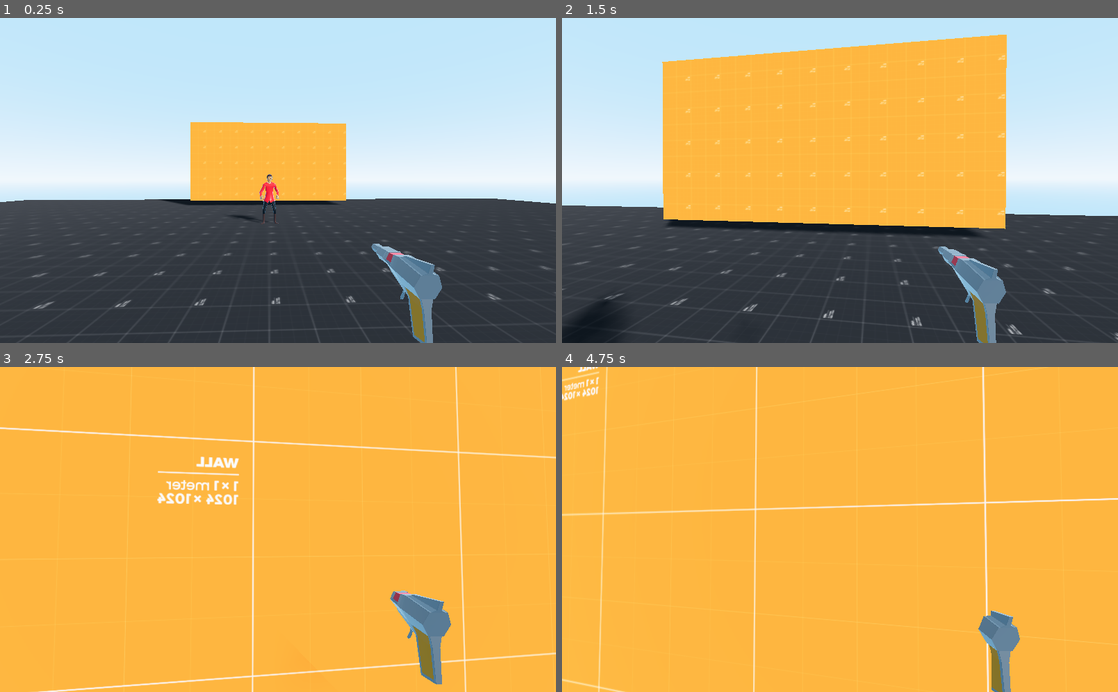
Above: before the commit, frames 1-4 (two rows, left to right).
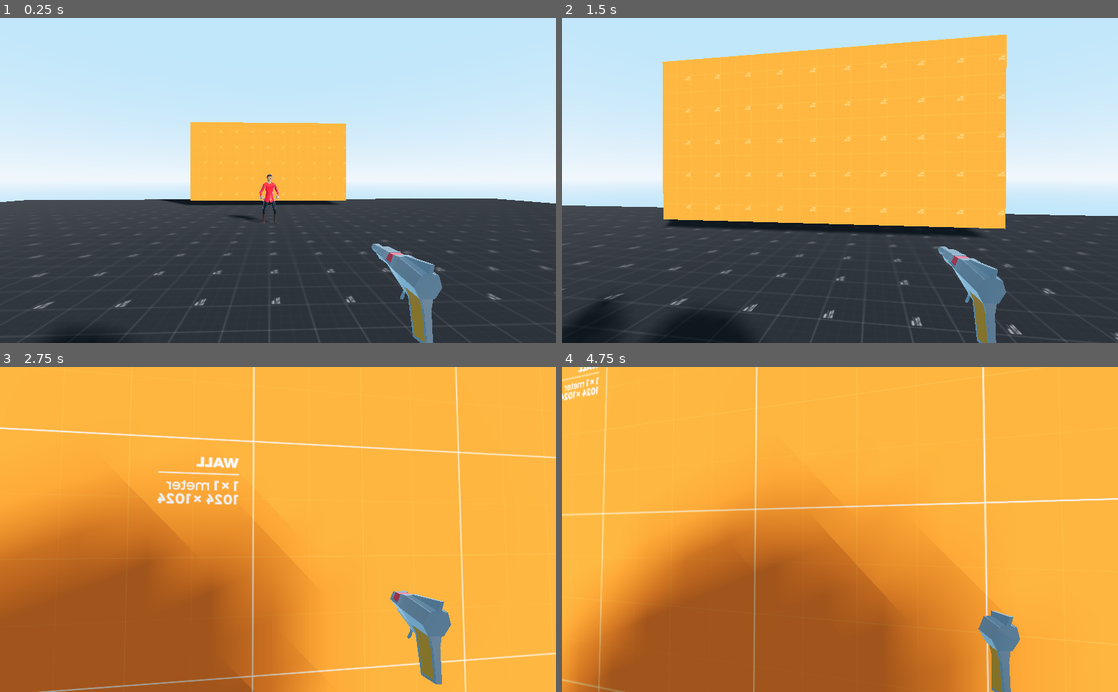
Above: after the commit, the same moments.

Repository: TinyZilla/BGJ2022
Game: Godot game, scene res://Source/Levels/TestLevel.tscn
Same seed, same stepped clock (60 frames per second), same inputs: the game is played once before the commit and once after it.
Inputs (mouse positions are in pixels of both pictures, inside the frame that each line leads up to):
- Up to frame 1 (0.25 s): no input
- Up to frame 2 (1.5 s): tap Enter (ui_accept) at 0.5 s; move the mouse to (867, 180) at 0.52 s; hold W (movement_up) from 0.53 s (still down); click (867, 180) at 0.6 s; tap Space (movement_jump) at 0.77 s; move the mouse to (812, 180) at 1.27 s; tap Shift (movement_sprint) at 1.35 s
- Up to frame 3 (2.75 s): keep holding W (movement_up); tap Space (movement_jump) at 1.52 s; move the mouse to (289, 523) at 2.02 s; click (289, 523) at 2.1 s
- Up to frame 4 (4.75 s): keep holding W (movement_up); move the mouse to (834, 536) at 2.77 s; tap Shift (movement_sprint) at 2.85, 4.35 s; tap Space (movement_jump) at 3.02, 3.77, 4.52 s; move the mouse to (878, 532) at 3.52 s; click (878, 532) at 3.6 s; move the mouse to (795, 526) at 4.27 s

The runs differ from the first frame. In frame 1, 0.2% of the frame differs, in the area x 9-22%, y 96-100%; in frame 2, 1.0%; in frame 3, 31%; in frame 4, 36%, in the area x 0-78%, y 38-100%.
Error before the commit: Invalid get index 'global_transform' (on base: 'null instance'). (res://Source/Enemies/EnemyStateMachine/PathfindTarget.gd:102)
Error after the commit: Invalid get index '0' (on base: 'PoolVector3Array'). (res://Source/Enemies/EnemyStateMachine/PathfindTarget.gd:48)

Commit message:
Fix broken Player.tscn dependency from Entity.tscn

Diff:
--- a/Source/Enemies/EnemyStateMachine/PathfindTarget.gd
+++ b/Source/Enemies/EnemyStateMachine/PathfindTarget.gd
@@ -95,6 +95,8 @@
 	sight_raycast.enabled = false
 
 func check_for_new_state() -> String:
+	check_valid_nodes()
+
 	if not is_instance_valid(player):
 		return "PathfindTarget"
 
--- a/Source/Player/Player.tscn
+++ b/Source/Player/Player.tscn
@@ -9,6 +9,9 @@
 [ext_resource path="res://Source/Player/GunSway.gd" type="Script" id=7]
 [ext_resource path="res://Source/Bullet/BulletSpawner.gd" type="Script" id=8]
 [ext_resource path="res://Source/Player/RecoilAnimation.gd" type="Script" id=9]
+
+[sub_resource type="CapsuleMesh" id=3]
+radius = 0.5
 
 [sub_resource type="Animation" id=2]
 length = 0.001
@@ -161,7 +164,14 @@
 [node name="MovementStateMachine" parent="." index="1" instance=ExtResource( 6 )]
 legs_path = NodePath("../Legs")
 
-[node name="Head" type="Spatial" parent="." index="2"]
+[node name="Body" type="MeshInstance" parent="." index="2"]
+transform = Transform( 1, 0, 0, 0, -4.37114e-08, -1, 0, 1, -4.37114e-08, 0, 1, 0 )
+mesh = SubResource( 3 )
+material/0 = null
+
+[node name="BodyshotPosition" type="Position3D" parent="Body" index="0"]
+
+[node name="Head" type="Spatial" parent="." index="3"]
 transform = Transform( 1, 0, 0, 0, 1, 0, 0, 0, 1, 0, 1.61092, 0 )
 script = ExtResource( 1 )
 
@@ -189,16 +199,6 @@
 [node name="AnimationPlayer" type="AnimationPlayer" parent="Head/Camera/RecoilAnimation" index="1"]
 anims/RESET = SubResource( 2 )
 anims/fire = SubResource( 1 )
-
-[node name="Body" parent="." index="5"]
-mesh = null
-
-[node name="DirectionPointer" parent="Body" index="0"]
-visible = false
-mesh = null
-
-[node name="BodyshotPosition" type="Position3D" parent="Body" index="1"]
-transform = Transform( 1, 0, 0, 0, -4.37114e-08, 1, 0, -1, -4.37114e-08, 0, -1.54147e-09, -0.0352647 )
 
 [connection signal="input_direction_changed" from="Brain" to="MovementStateMachine" method="input_direction_changed"]
 [connection signal="jump_changed" from="Brain" to="MovementStateMachine" method="jump_changed"]
Not shown: 1 places in Source/Player/Player.tscn that only renumber resources
